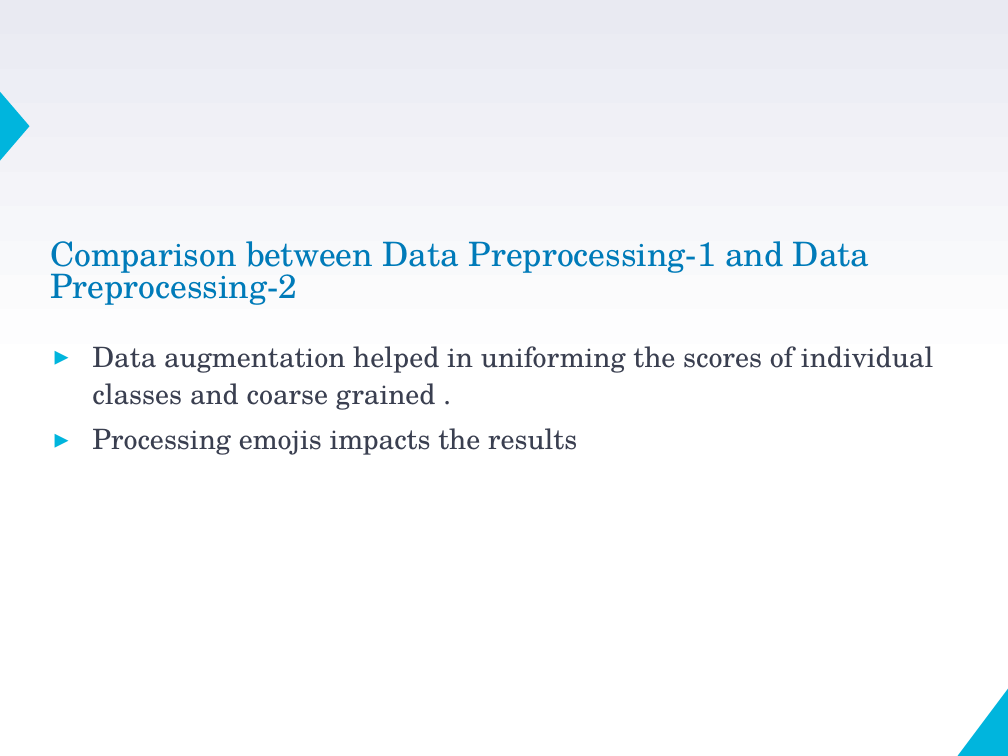
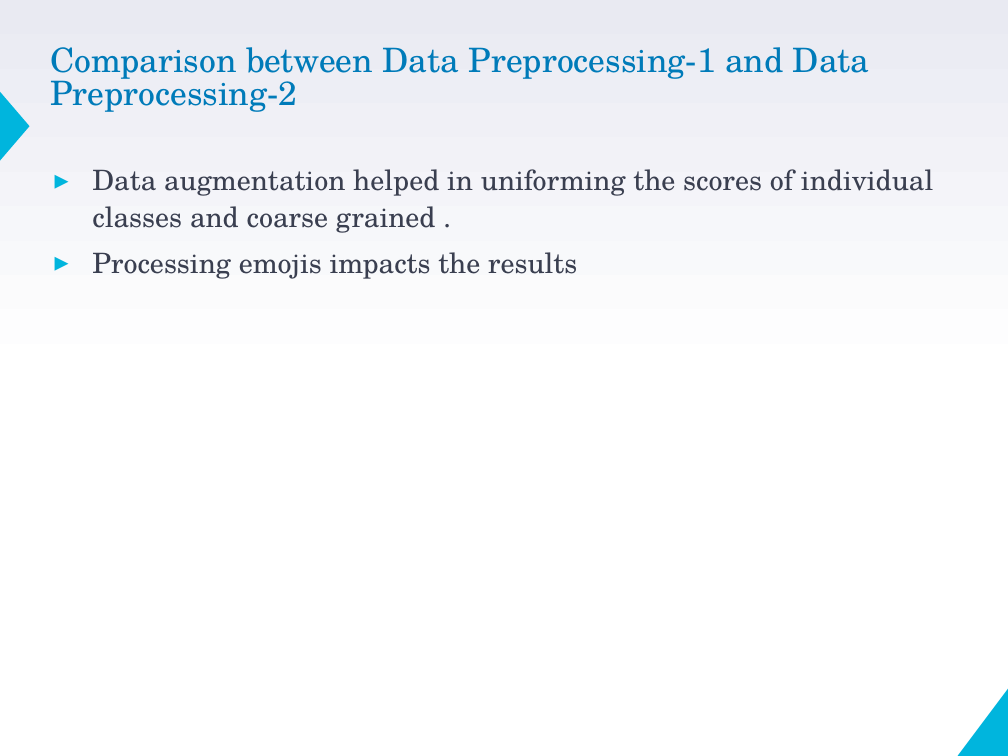
Before and after one commit to VarunBohara/Mini-Project-Documents, a slide deck: slide 8 of Review4_ppt.pptm (slide 10 before the commit). Drawn at 1008x756 pixels with LibreOffice and Linux fonts; fonts in the diff are those of the drawing. Boxes give left, top, right and bottom in pixels: in the first picture for what was removed or moved away, otherwise in the second. Text is boxed around its words. In the diff, an @@ line names an element or a change of style, - is before the commit and + after.

```diff
--- a/Review4_ppt.pptm
+++ b/Review4_ppt.pptm
@@ title "Comparison between Data Preprocessing-1 and ...": place and size @@
-title "Comparison between Data Preprocessing-1 and ..." at (50,241,870,305)
+title "Comparison between Data Preprocessing-1 and ..." at (50,47,870,112)
@@ text "Data augmentation helped in uniforming ...": place and size @@
-text "Data augmentation helped in uniforming ..." at (92,346,933,455)
+text "Data augmentation helped in uniforming ..." at (92,169,933,279)
```
Also in this commit, not shown: 5 other slides changed, 2 slides removed, 1 other file.
